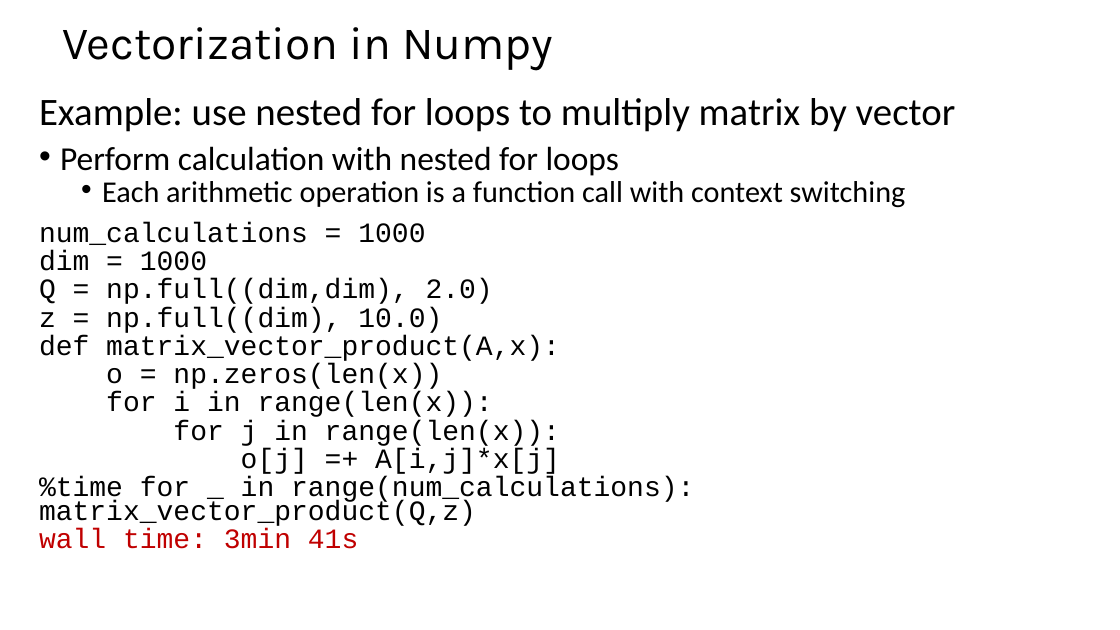
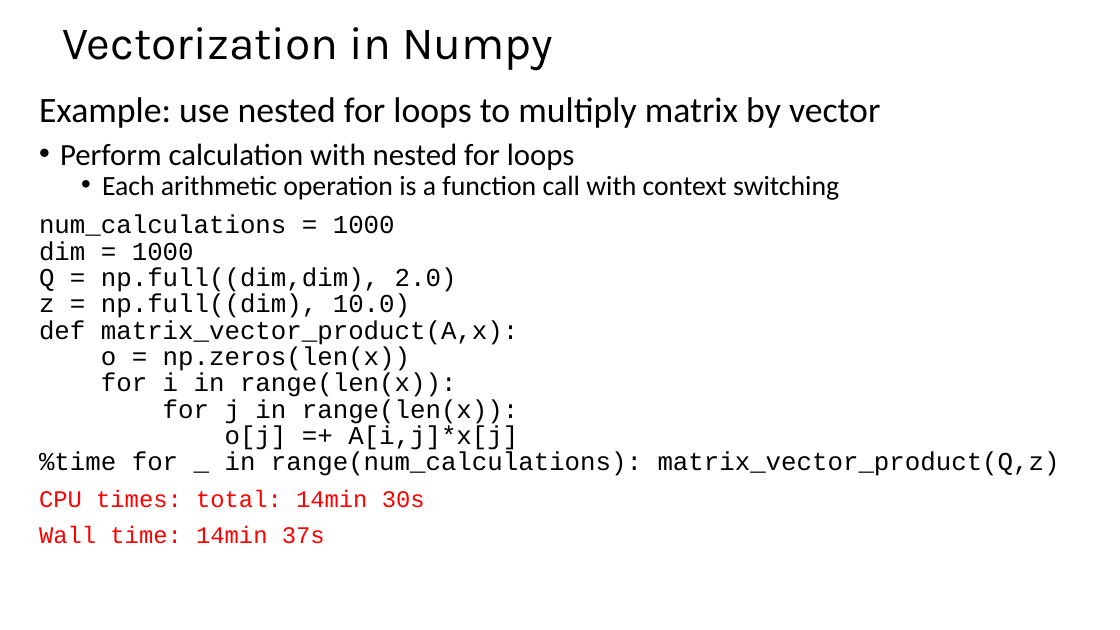
Before and after one commit to StephenElston/CSCI-E-83, a slide deck: slide 34 of SupplementaryMaterials/ReviewOfLinearAlgebra.pptx. Drawn at 1120x630 pixels with LibreOffice and Linux fonts; fonts in the diff are those of the drawing. Boxes give left, top, right and bottom in pixels: in the first picture for what was removed or moved away, otherwise in the second. Text is boxed around its words. In the diff, an @@ line names an element or a change of style, - is before the commit and + after.

Commit message:
Updated vectorization example slides

```diff
--- a/SupplementaryMaterials/ReviewOfLinearAlgebra.pptx
+++ b/SupplementaryMaterials/ReviewOfLinearAlgebra.pptx
@@ text at (x1=39, y1=97, x2=1060, y2=476): size 33.3 to 30.6 pt in "Example: use nested for loops to multiply ..."; size 28.7 to 26.4 pt in "Perform calculation with nested for loops"; size 25.9 to 23.8 pt in "Each arithmetic operation is a function call ..."; size 24.1 to 22.1 pt in "num_calculations = 1000", "dim = 1000", "Q = np.full((dim,dim), 2.0)", "z = np.full((dim), 10.0)" and 6 more places @@
@@ text at (x1=39, y1=490, x2=425, y2=544): text changed; size 24.1 to 20.4 pt; text colour #C00000 to #FF0000 @@
-wall time: 3min 41s
+CPU times: total: 14min 30s
+Wall time: 14min 37s
```
Also in this commit, not shown: 1 other slide changed.
